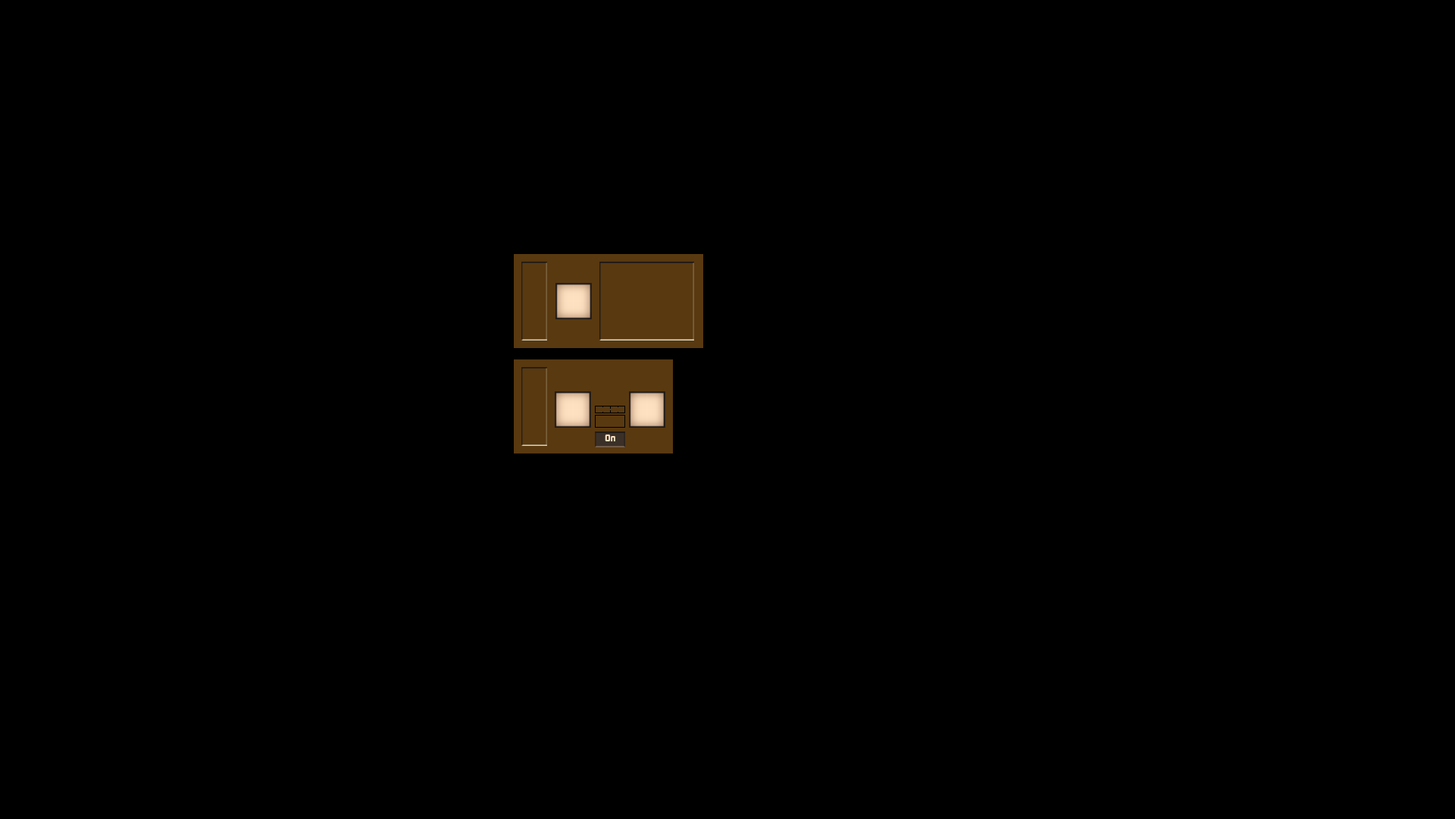
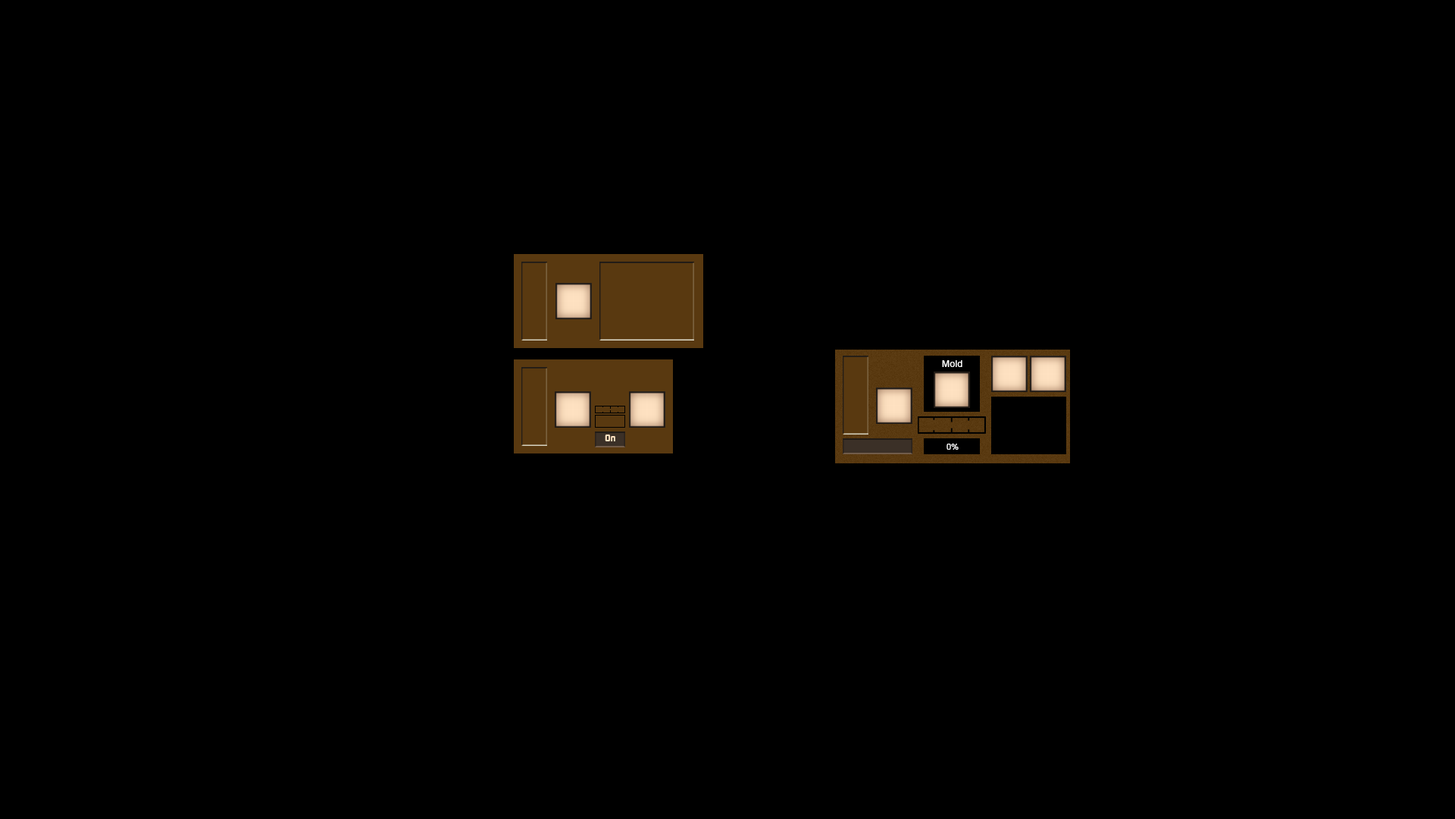
Before/after of a 1455 × 819 layered artwork. What changed in the layer stack:
added group "TestMachGui" with 9 layers above "MetalPressGUI" over [835, 359, 913, 455]
added layer "EnableBtn copy" in group "TestMachGui" over [842, 438, 913, 455]
added group "MetalPressGUI" with 14 layers above "Layer 10" over [835, 349, 1071, 464]
added layer "HProgress2" in group "MetalPressGUI" over [917, 416, 987, 434]
added layer "PowerLevel copy" in group "MetalPressGUI" over [842, 355, 869, 435]
added layer "ItemSlot copy" in group "MetalPressGUI" over [876, 387, 913, 424]
added layer "ItemSlot copy 2" in group "MetalPressGUI" over [933, 371, 971, 408]
added layer "ItemSlot copy 3" in group "MetalPressGUI" over [991, 355, 1028, 392]
added layer "ItemSlot copy 4" in group "MetalPressGUI" over [1030, 355, 1067, 392]
added layer "Mold" in group "MetalPressGUI" over [942, 360, 963, 367]
added layer "MoldSlotInset" in group "MetalPressGUI" over [933, 360, 971, 408]
added layer "0%" in group "MetalPressGUI" over [946, 443, 959, 450]
added layer "ProgressText" in group "MetalPressGUI" over [946, 443, 959, 450]
added layer "Background" (1st of 2, in "MetalPressGUI") in group "MetalPressGUI" over [835, 349, 1071, 464]
